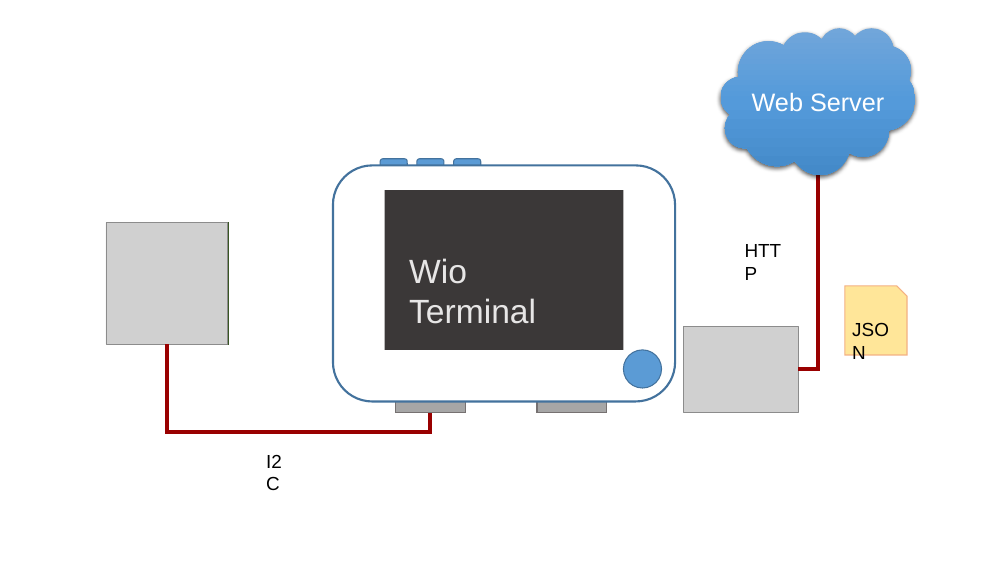
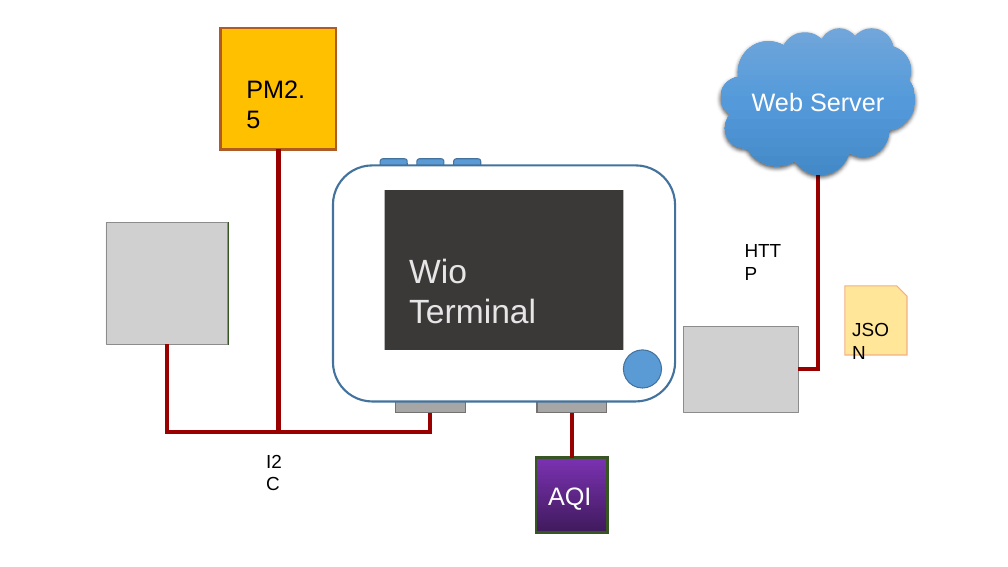
Before and after one commit to luhuadong/funpack-wio-terminal, a slide deck: slide 8 of docs/Funpack12_WioT_WeatherBox.pptx (slide 7 before the commit). Drawn at 1008x567 pixels with LibreOffice and Linux fonts; fonts in the diff are those of the drawing; grey boxes stand for pictures. Boxes give left, top, right and bottom in pixels: in the first picture for what was removed or moved away, otherwise in the second. Text is boxed around its words. In the diff, an @@ line names an element or a change of style, - is before the commit and + after.

```diff
--- a/docs/Funpack12_WioT_WeatherBox.pptx
+++ b/docs/Funpack12_WioT_WeatherBox.pptx
@@ rectangle added at box(221, 28, 337, 150), fill #FFC000, outline #AF5C24 2 pt @@
@@ text added at box(246, 80, 305, 129), 24 pt, text #000000 @@
+PM2.5
@@ line added from (278, 150) to (278, 432), #990000 4 pt @@
@@ line added from (572, 413) to (572, 457), #990000 4 pt @@
@@ rectangle added at box(536, 457, 608, 532), fill gradient #7B32B2 to #401A5D, outline #385723 2.25 pt @@
@@ text added at box(548, 487, 591, 510), 24 pt, text #FFFFFF @@
+AQI
```
Also in this commit, not shown: 1 other slide changed, 4 slides added, 1 slide removed, 2 other files.
